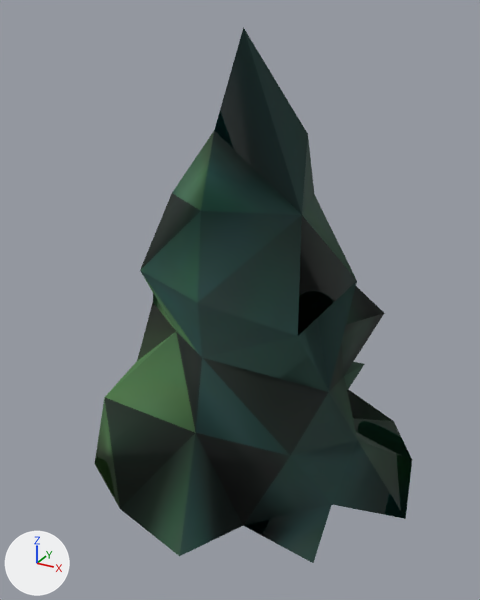
An edit to the glTF model assets/models/tree-sapin-meshy-lod0.glb, drawn before and after from the same camera.
Both versions are drawn from a 50 mm lens placed at (6.94, -13.28, 11.46), pointed at (-0.21, -0.27, 4.95). The lights are fixed; the arrows at lower left show +X, +Y and +Z. The picture after the commit comes second. Vertices at exactly the same position are counted once.
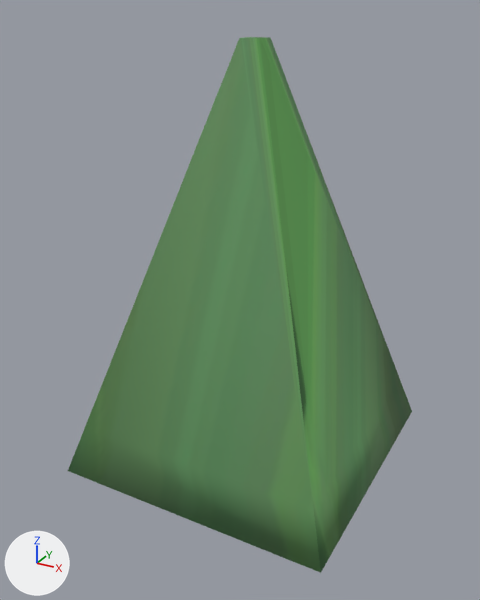
Where the change shows, as pixel boxes (x1, y1, x2, y2) in the pictures (480 x 600 px):
'Mesh_0.001', reshaped (8% wider)
    before: (94, 27, 412, 563)
    after: (68, 37, 412, 573)

The change in detail:
me_mesh_0_002 is used by ob_mesh_0_001; location (0.0, 0.0, 0.0).
me_mesh_0_002 had 59 vertices, 116 faces and spanned x -4.33..4.44, y -4.37..4.19, z -1.07..11.09.
me_mesh_0_002 now has 20 vertices, 26 faces and spans x -3.42..3.42, y -3.42..3.42, z -1.0..10.89.
me_mesh_0_002 part 1: the whole mesh is rebuilt.
